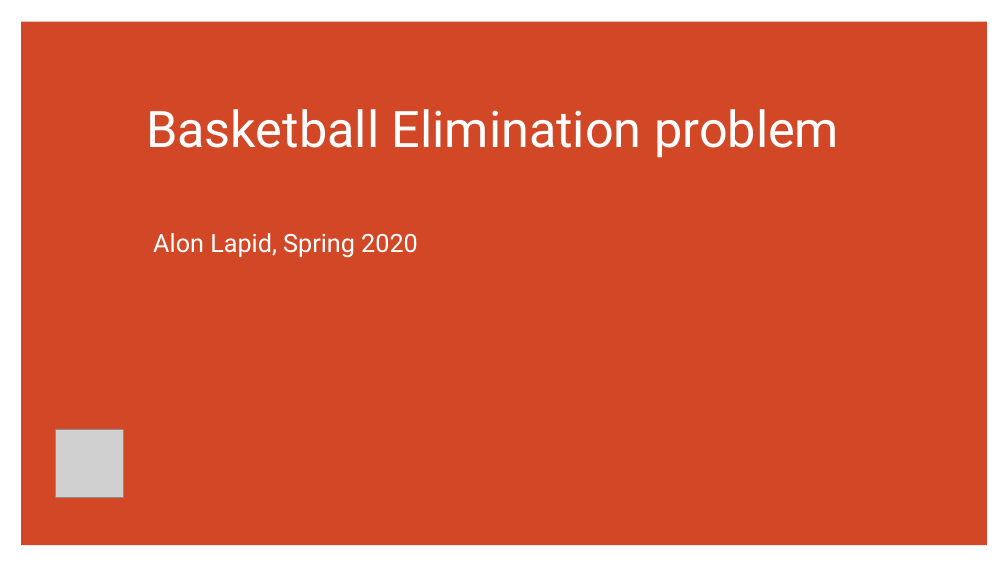
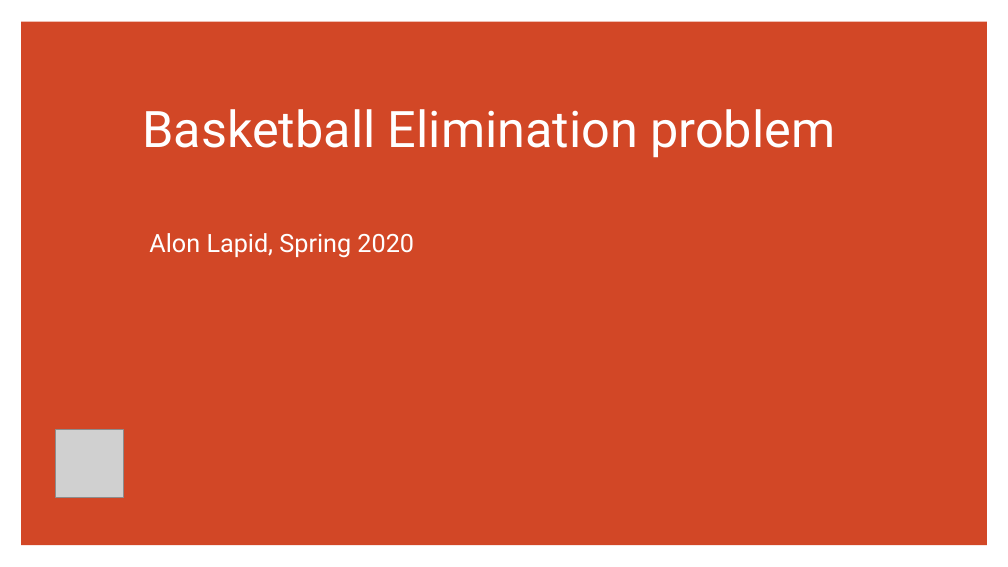
Before and after one commit to Pomona-College-CS181-SP2020/NBAelimination, a slide deck: slide 1 of Basketball-Elimination_problem.pptx. Drawn at 1008x567 pixels with LibreOffice and Linux fonts; fonts in the diff are those of the drawing; grey boxes stand for pictures. Boxes give left, top, right and bottom in pixels: in the first picture for what was removed or moved away, otherwise in the second. Text is boxed around its words. In the diff, an @@ line names an element or a change of style, - is before the commit and + after.

```diff
--- a/Basketball-Elimination_problem.pptx
+++ b/Basketball-Elimination_problem.pptx
@@ title "Basketball Elimination problem": place and size @@
-title "Basketball Elimination problem" at bbox=[146, 109, 839, 158]
+title "Basketball Elimination problem" at bbox=[142, 109, 835, 158]
@@ text "Alon Lapid, Spring 2020" at bbox=[149, 233, 414, 258]: less space between paragraphs @@
```
Also in this commit, not shown: 11 other slides changed.
